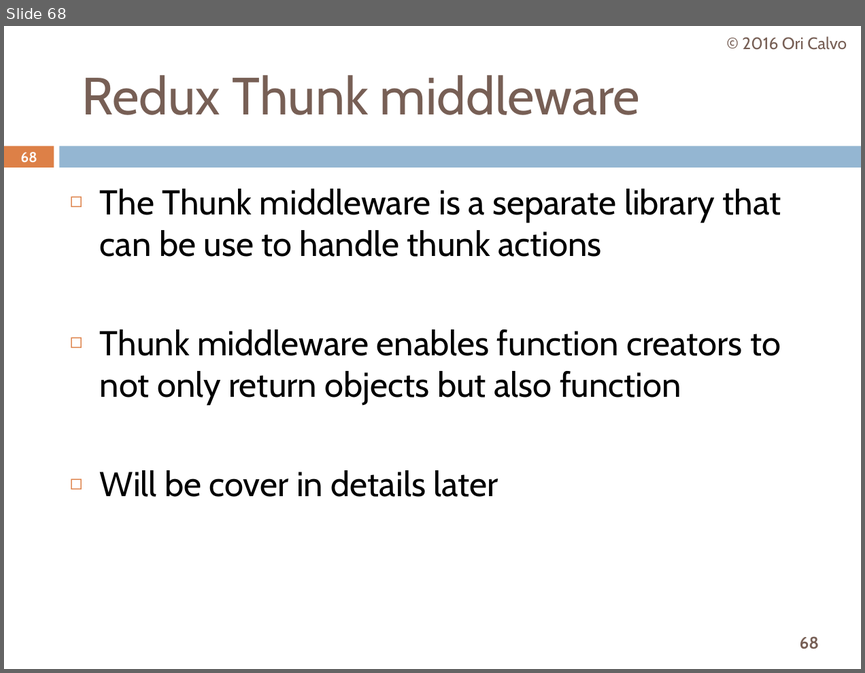
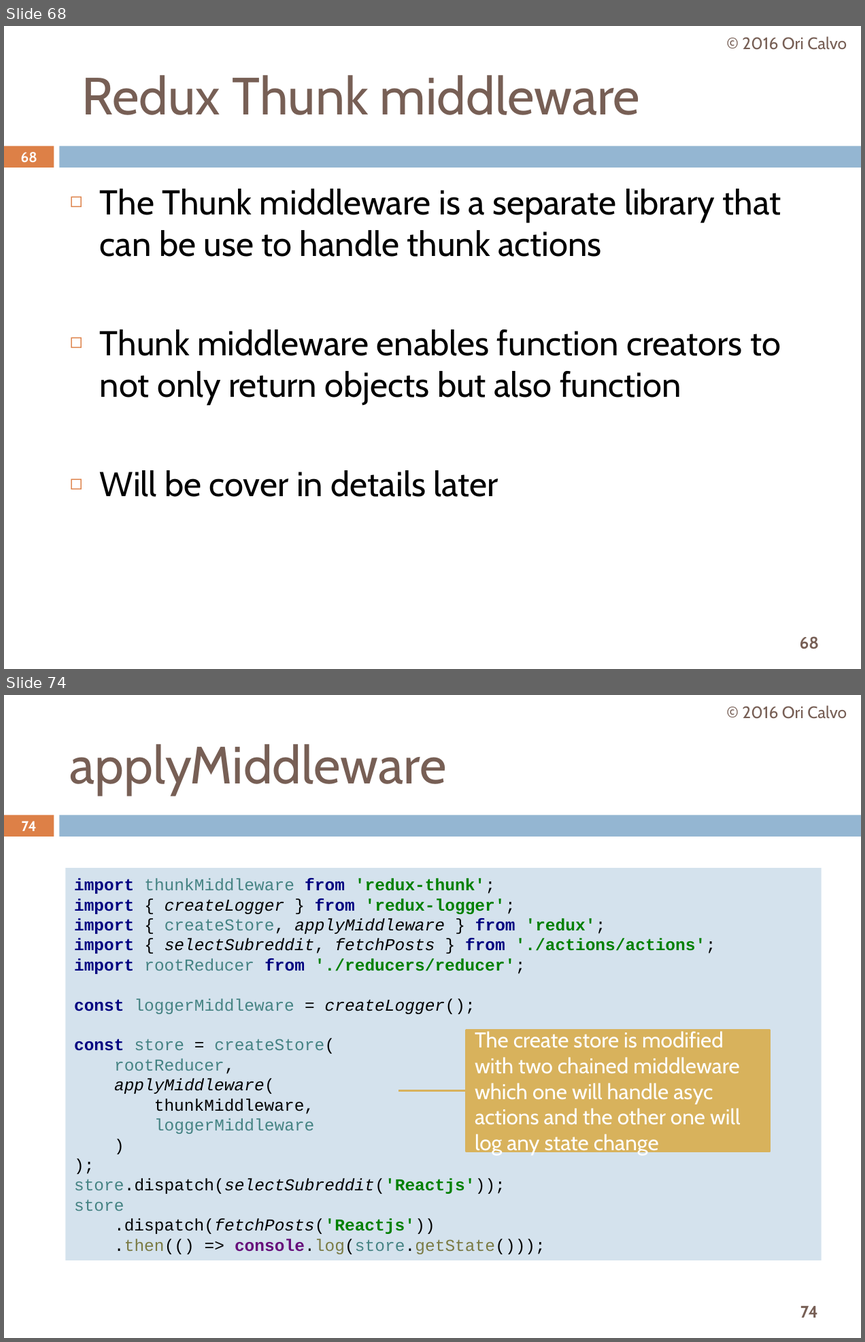
Before and after one commit to oricalvo/course-redux, a slide deck: Redux.pptx. Shown one above the other, each under a label of ours: slide 68 before the commit, slides 68 and 74 after it; the slides between them are not shown. The pictures are 865x673 and 865x1342 pixels, drawn with LibreOffice and Linux fonts; fonts in the diff are those of the drawing. Boxes give left, top, right and bottom in pixels: in the first picture for what was removed or moved away, otherwise in the second. Text is boxed around its words. In the diff, an @@ line names an element or a change of style, - is before the commit and + after.

```diff
--- a/Redux.pptx
+++ b/Redux.pptx
@@ slide 74 added at [4,695,861,1338], background #FFFFFF; not listed: 3 template elements that a slide beside it also shows @@
@@ text added at [742,705,847,719], 14 pt, text #775F55 @@
+© 2016 Ori Calvo
@@ title added at [70,744,447,795], 44 pt, text #775F55 @@
+applyMiddleware
@@ page number added at [22,821,37,831], 11.9 pt, text #FFFFFF, bold @@
+74
@@ rectangle added at [66,868,821,1261], fill #D4E2ED, 14 pt, text #000000 @@
+import thunkMiddleware from 'redux-thunk';
+import { createLogger } from 'redux-logger';
+import { createStore, applyMiddleware } from 'redux';
+import { selectSubreddit, fetchPosts } from './actions/actions';
+import rootReducer from './reducers/reducer';
+const loggerMiddleware = createLogger();
+const store = createStore(
+rootReducer,
+applyMiddleware(
+thunkMiddleware,
+loggerMiddleware
+)
+);
+store.dispatch(selectSubreddit('Reactjs'));
+store
+.dispatch(fetchPosts('Reactjs'))
+.then(() => console.log(store.getState()));
@@ rectangle added at [466,1030,769,1152], fill #D8B25C, outline #D8B25C 1.5 pt, 18 pt, text #FFFFFF @@
+The create store is modified with two chained middleware which one will handle asyc actions and the other one will log any state change
@@ line added from (466, 1091) to (399, 1091), #D8B25C 1.5 pt @@
```
Also in this commit, not shown: 9 slides changed, 15 other slides added.
